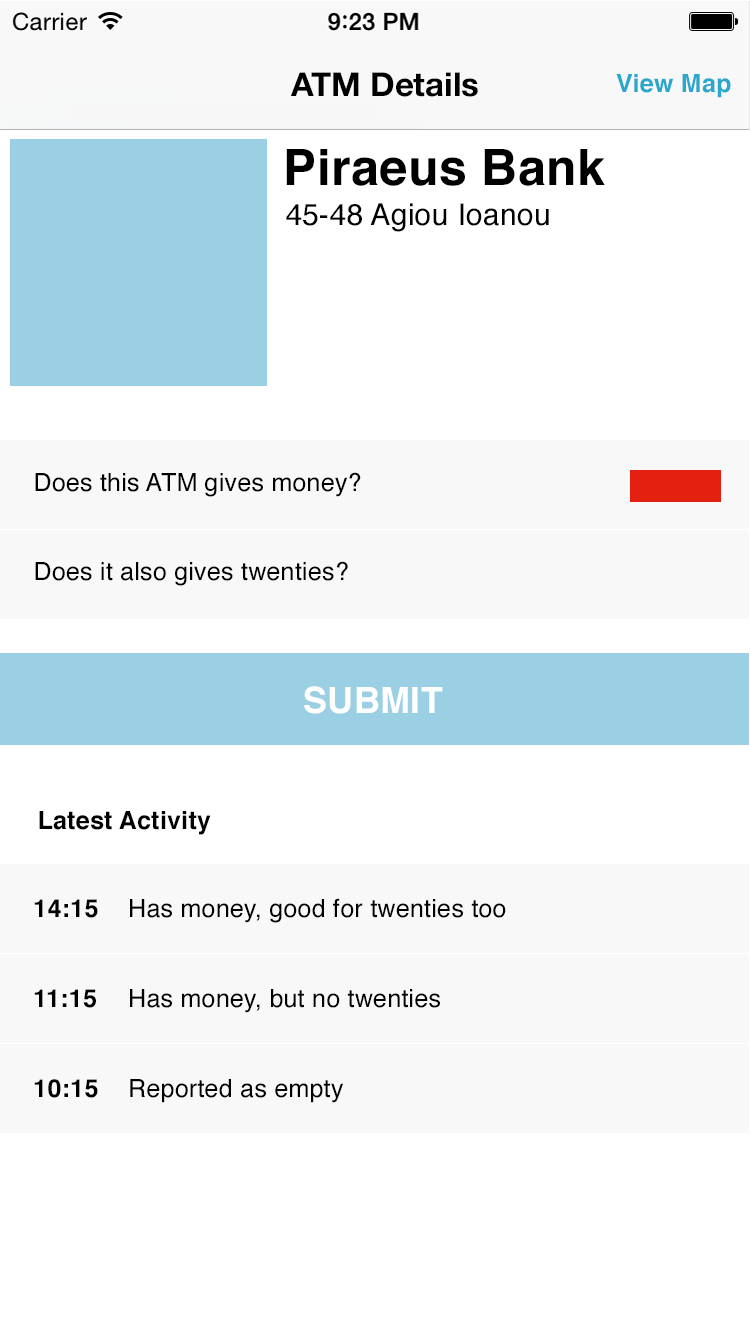
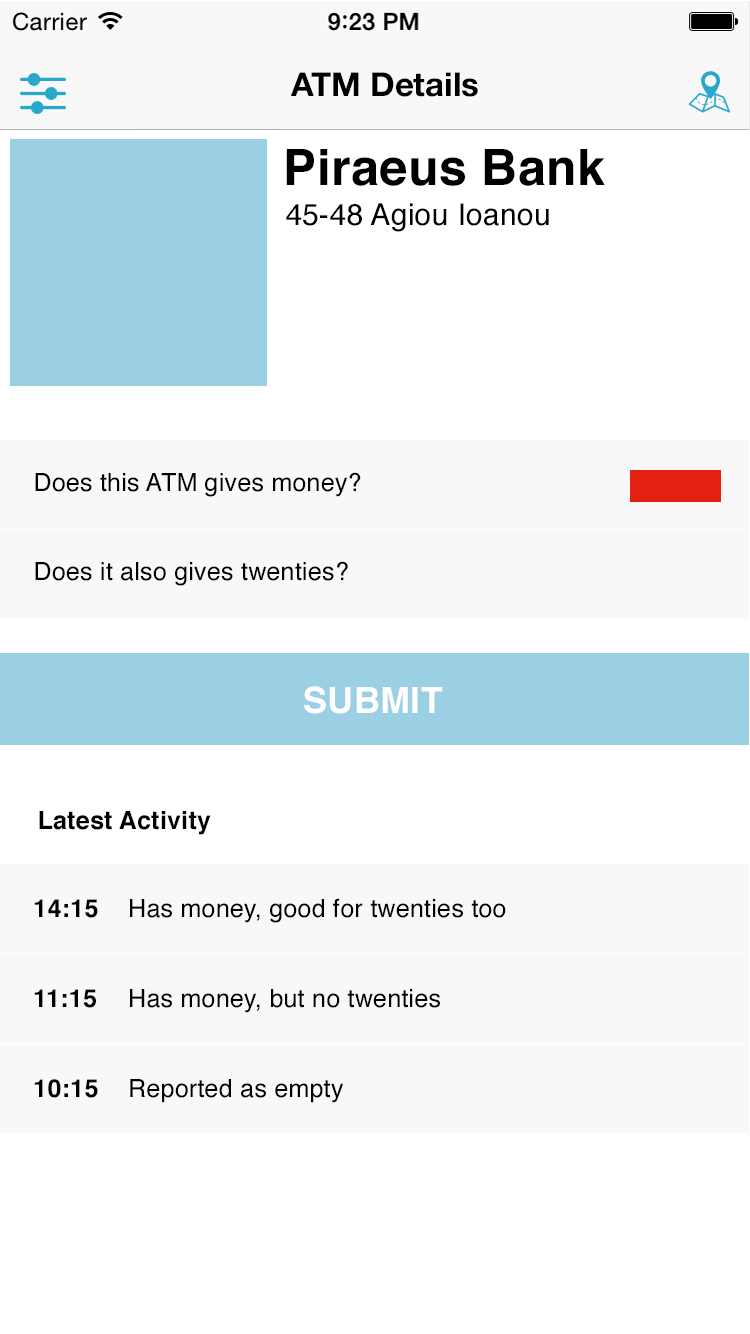
Layer changes from the first w=750, h=1334 image to the second:
removed layer "View Map" from group "Group 2" over [616, 74, 731, 98]
added layer "Shape 2" in group "Group 2" over [688, 71, 730, 113]
added layer "Shape 1" in group "Group 2" over [20, 73, 66, 114]
